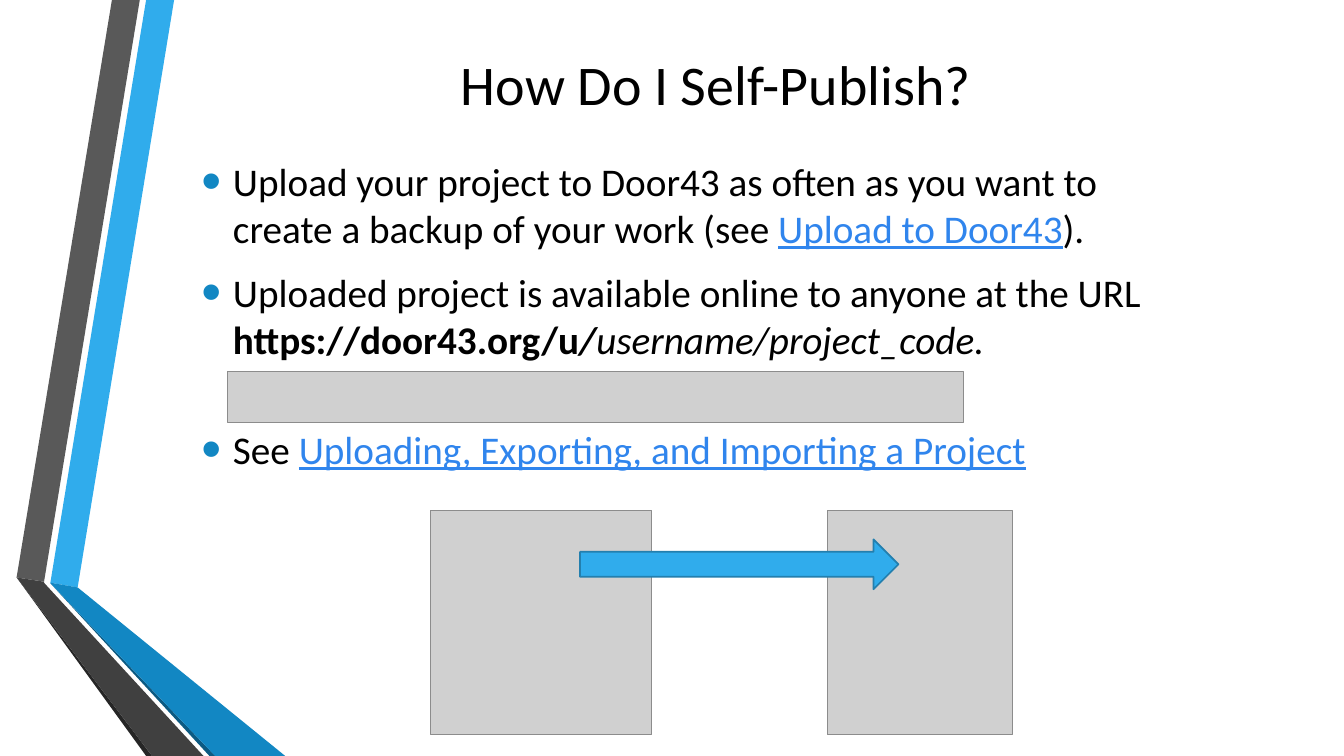
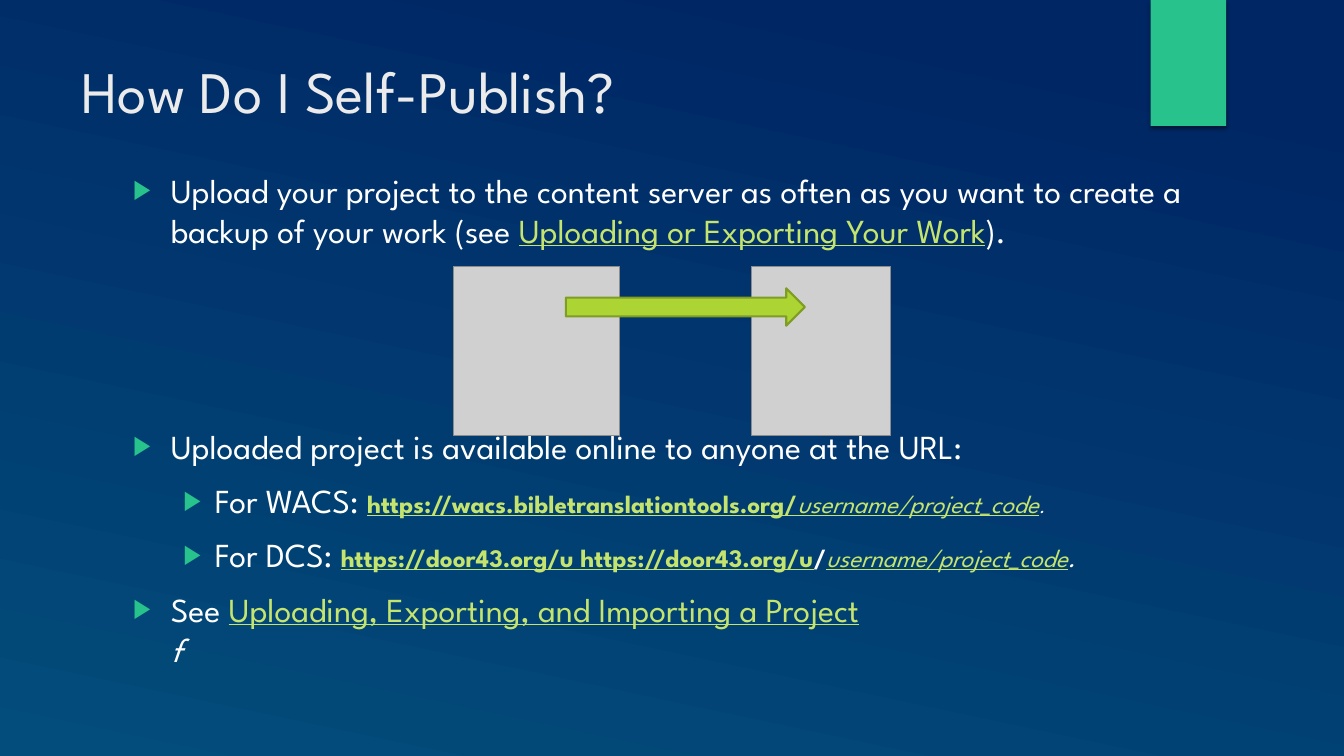
Before and after one commit to mondele/btt-writer-docs, a slide deck: slide 8 of docs/DPublish.pptx (slide 5 before the commit). Drawn at 1344x756 pixels with LibreOffice and Linux fonts; fonts in the diff are those of the drawing; grey boxes stand for pictures; background and template pictures are left out. Boxes give left, top, right and bottom in pixels: in the first picture for what was removed or moved away, otherwise in the second. Text is boxed around its words. In the diff, an @@ line names an element or a change of style, - is before the commit and + after.

```diff
--- a/docs/DPublish.pptx
+++ b/docs/DPublish.pptx
@@ background picture (left out) to gradient #002664 to #024E7B @@
@@ rectangle added at (1150,0,1226,126), fill #28C28C @@
@@ title "How Do I Self-Publish?": place and size @@
-title "How Do I Self-Publish?" at (461,66,970,106)
+title "How Do I Self-Publish?" at (81,72,615,114)
@@ title "How Do I Self-Publish?" at (81,72,615,114): size 40 to 42 pt, font Calibri to League Spartan, text colour #000000 to #EBEBEB; alignment centre to left; vertical alignment middle to top @@
@@ text at (171,179,1181,630): text changed; size 28 to 24 pt; font Calibri to League Spartan; text colour #000000 to #C4E46E @@
-• Upload your project to Door43 as often as you want to create a backup of your work (see Upload to Door43).
-• Uploaded project is available online to anyone at the URL https://door43.org/u/username/project_code.
-• See Uploading, Exporting, and Importing a Project
+▶ Upload your project to the content server as often as you want to create a backup of your work (see Uploading or Exporting Your Work).
+▶ Uploaded project is available online to anyone at the URL:
+  ▶ For WACS: https://wacs.bibletranslationtools.org/username/project_code.
+  ▶ For DCS: https://door43.org/u https://door43.org/u/username/project_code.
+▶ See Uploading, Exporting, and Importing a Project
+  f
@@ picture: place and size @@
-picture at (431,510,651,735)
+picture at (454,266,620,435)
@@ picture: place and size @@
-picture at (828,510,1013,735)
+picture at (751,266,890,436)
@@ right arrow: place and size @@
-right arrow at (581,539,899,589)
+right arrow at (566,288,805,326)
@@ right arrow at (566,288,805,326): fill #30ACEC to #ACD433; outline #247FAF 1.25 pt to #7F9D26 1.5 pt @@
@@ picture removed at (228,371,964,422) @@
@@ group removed at (16,0,285,756): 6 freeform shapes @@
```
Also in this commit, not shown: 10 other slides changed, 3 slides added, 13 other files.
